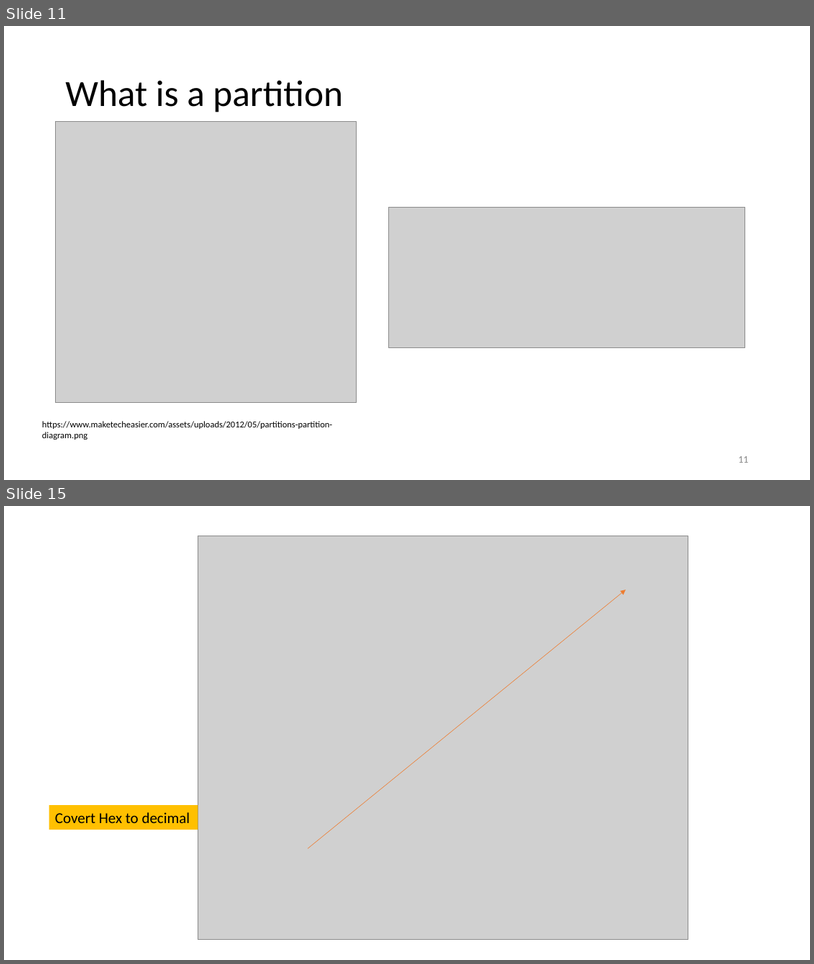
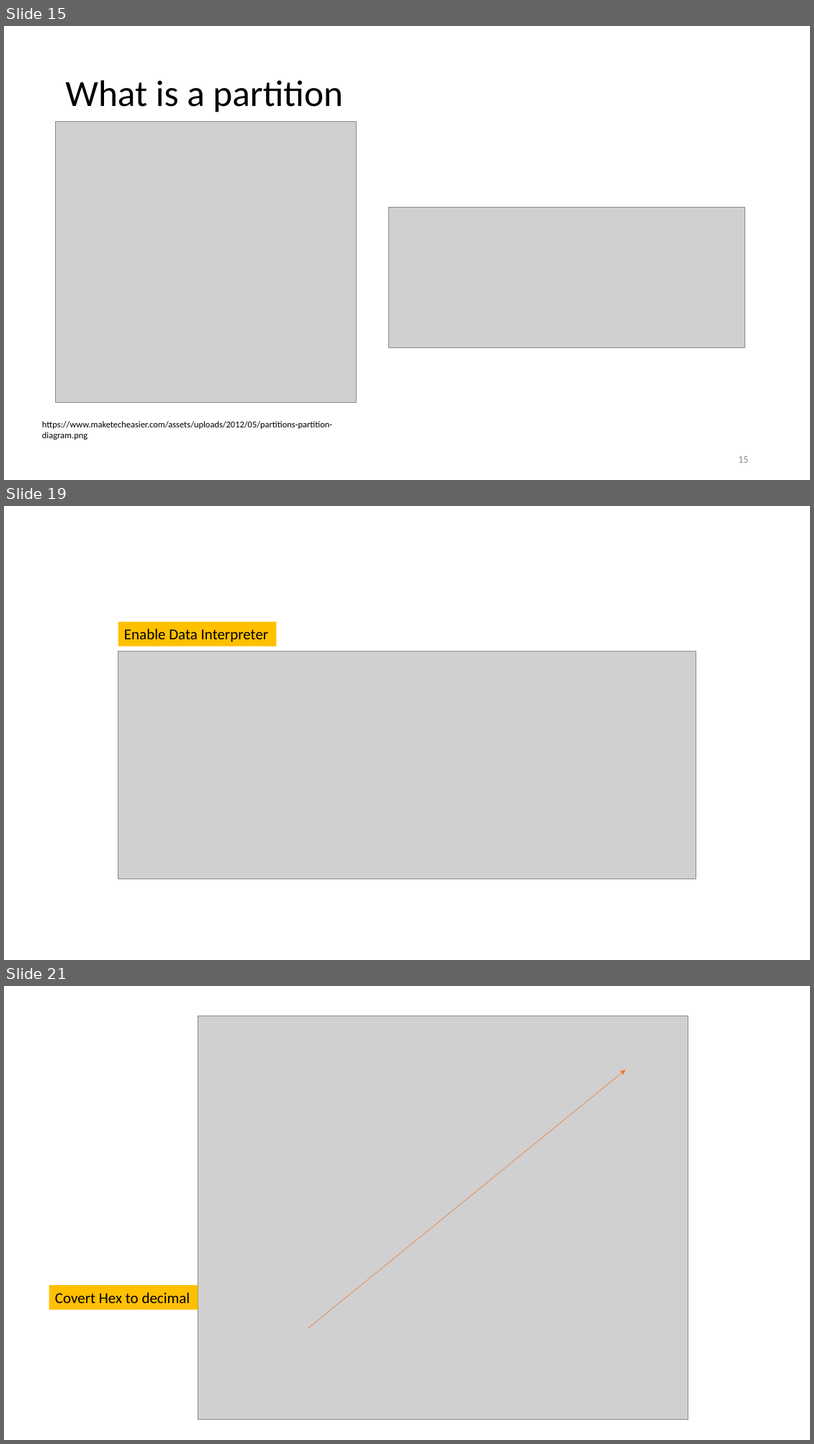
Before and after one commit to frankwxu/digital-forensics-lab, a slide deck: Basic_Computer_Skills_for_Forensics/1_PC_Introduction.pptx. Shown one above the other, each under a label of ours: slides 11 and 15 before the commit, slides 15, 19 and 21 after it; the slides between them are not shown. The pictures are 814x964 and 814x1444 pixels, drawn with LibreOffice and Linux fonts; fonts in the diff are those of the drawing; grey boxes stand for pictures; background and template pictures are left out. Boxes give left, top, right and bottom in pixels: in the first picture for what was removed or moved away, otherwise in the second. Text is boxed around its words. In the diff, an @@ line names an element or a change of style, - is before the commit and + after.

```diff
--- a/Basic_Computer_Skills_for_Forensics/1_PC_Introduction.pptx
+++ b/Basic_Computer_Skills_for_Forensics/1_PC_Introduction.pptx
@@ slide 19 added at (x1=4, y1=506, x2=810, y2=960), background #FFFFFF @@
@@ rectangle added at (x1=118, y1=621, x2=277, y2=646), fill #FFC000, 18 pt, text #000000 @@
+Enable Data Interpreter
@@ picture added at (x1=118, y1=651, x2=696, y2=879) @@
@@ what was slide 11 is now slide 15 @@
@@ page number at (x1=738, y1=456, x2=748, y2=462): text changed @@
-11
+15
@@ what was slide 15 is now slide 21 @@
```
Also in this commit, not shown: 6 slides changed, 11 other slides added, 2 slides removed.
